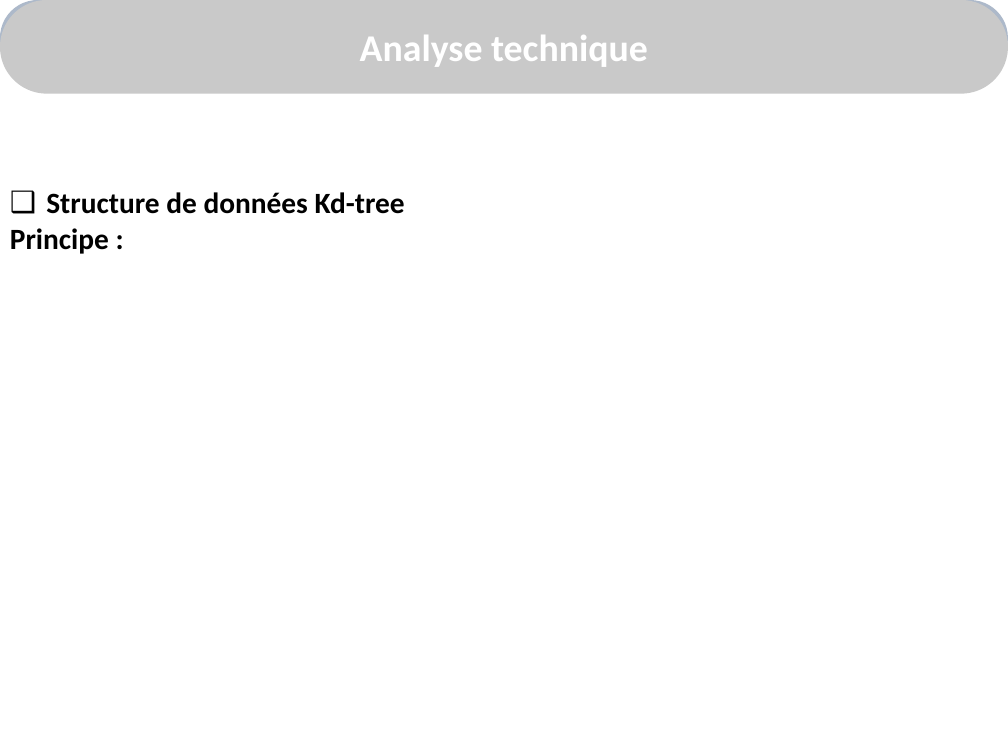
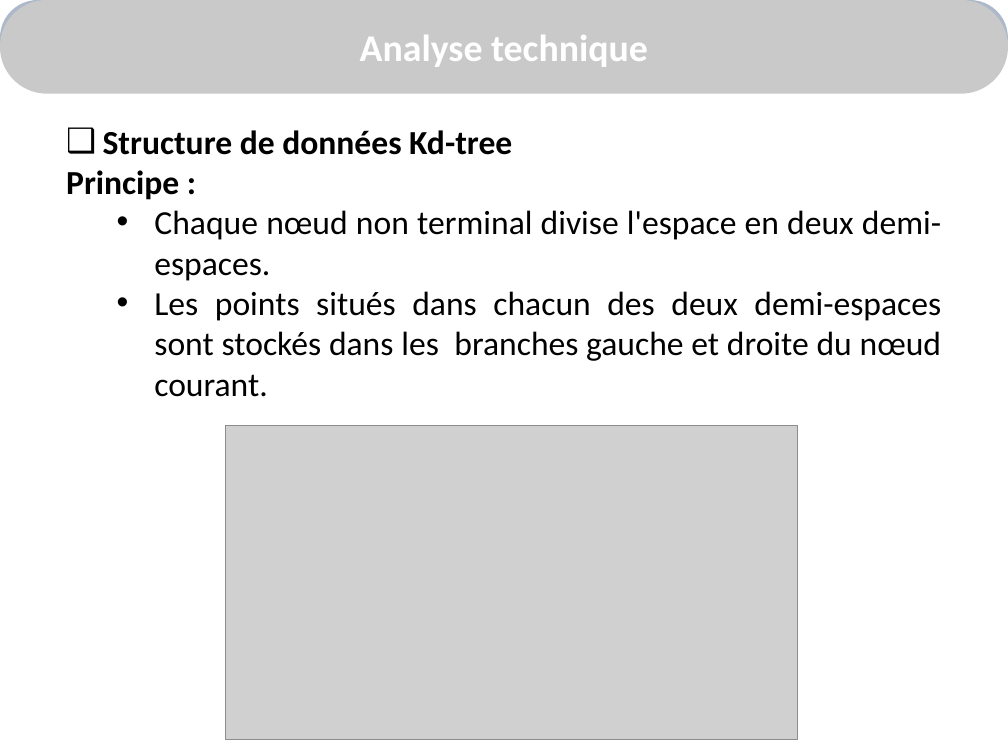
Before and after one commit to alkra/benchOKR, a slide deck: slide 10 of doc/presentationCopil/presentationVersion22Mars.pptx. Drawn at 1008x756 pixels with LibreOffice and Linux fonts; fonts in the diff are those of the drawing; grey boxes stand for pictures; background and template pictures are left out. Boxes give left, top, right and bottom in pixels: in the first picture for what was removed or moved away, otherwise in the second. Text is boxed around its words. In the diff, an @@ line names an element or a change of style, - is before the commit and + after.

```diff
--- a/doc/presentationCopil/presentationVersion22Mars.pptx
+++ b/doc/presentationCopil/presentationVersion22Mars.pptx
@@ text "Structure de données Kd-tree": place and size @@
-text "Structure de données Kd-tree" at <box>10,192,405,254</box>
+text "Structure de données Kd-tree" at <box>66,130,941,397</box>
@@ text at <box>66,130,512,200</box>: size 21 to 24 pt in "Structure de données Kd-tree", "Principe :" @@
@@ text at <box>154,210,941,397</box>: paragraphs added @@
+    • Chaque nœud non terminal divise l'espace en deux demi-espaces.
+    • Les points situés dans chacun des deux demi-espaces sont stockés dans les branches gauche et droite du nœud courant.
@@ picture added at <box>225,426,797,740</box> @@
```
Also in this commit, not shown: 9 other slides changed, 3 slides added, 3 slides removed, 1 other file.
